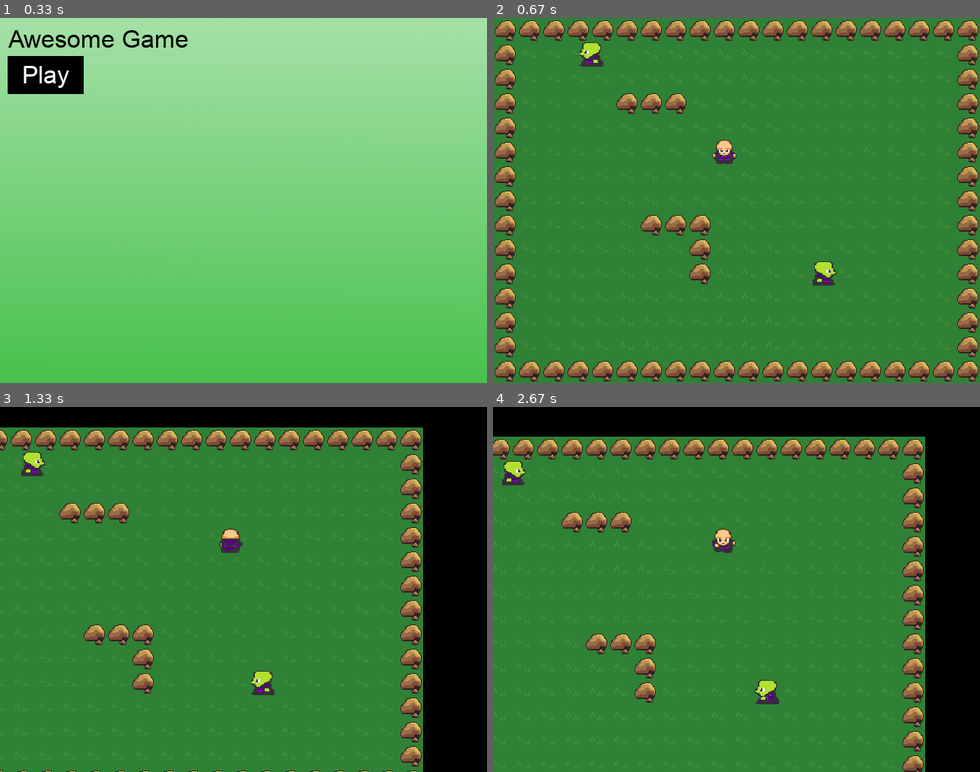
Above: before the commit, frames 1-4 (two rows, left to right).
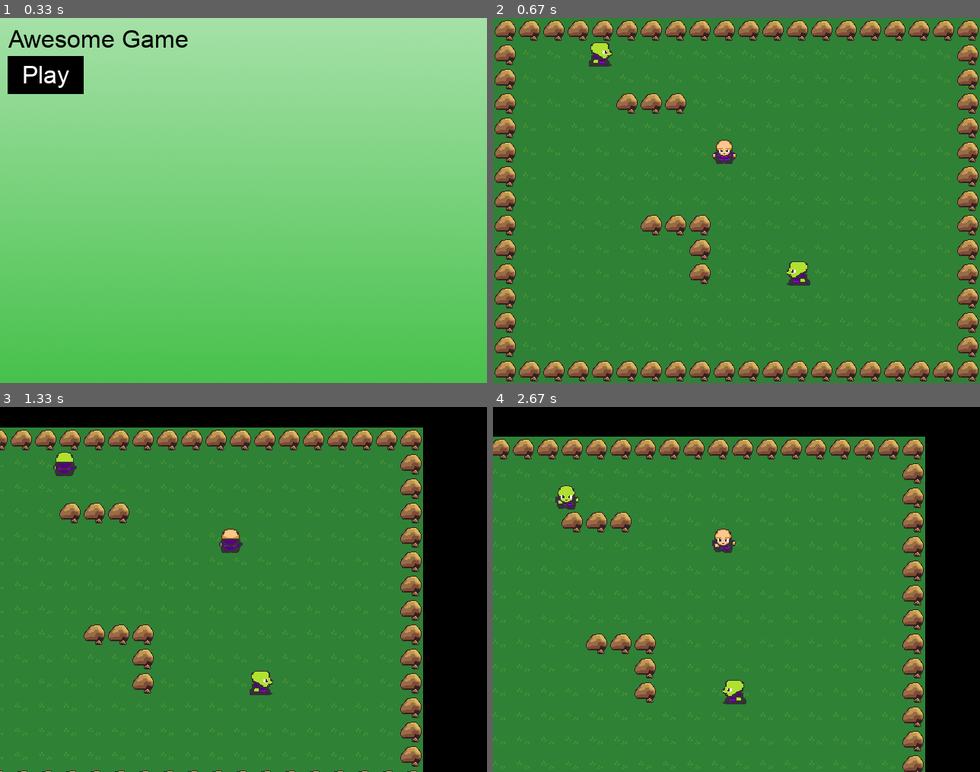
Above: after the commit, the same moments.

Repository: DamonLindsay/Sandbox
Game: pygame game, started from tutorial_python_game/main.py
Same seed, same stepped clock (60 frames per second), same inputs: the game is played once before the commit and once after it.
Inputs (mouse positions are in pixels of both pictures, inside the frame that each line leads up to):
- Up to frame 1 (0.33 s): no input
- Up to frame 2 (0.67 s): click (536, 76) at 0.38 s
- Up to frame 3 (1.33 s): hold Right 0.67-1.13 s; move the mouse to (224, 604) at 0.7 s; hold Up from 1.17 s (still down)
- Up to frame 4 (2.67 s): release Up at 1.47 s; hold Right 1.5-1.97 s; hold Left 2-2.53 s; hold Down from 2.57 s (still down)

Frame 1 is identical in both runs. In frame 2, 0.8% of the frame differs, in the area x 17-71%, y 6-74%; in frame 3, 0.7%; in frame 4, 1.0%, in the area x 1-59%, y 14-82%.

Commit message:
Give enemies random movement

Diff:
--- a/tutorial_python_game/sprites.py
+++ b/tutorial_python_game/sprites.py
@@ -187,7 +187,11 @@
         self.facing = random.choice(["left", "right"])
         self.animation_loop = 1
         self.movement_loop = 0
-        self.max_travel = random.randint(7, 30)
+        self.max_travel = random.randint(29, 30)
+
+        self.pause_duration = random.randint(60, 180)  # Randomize pause time between 1 and 3 seconds
+        self.pause_counter = 0
+        self.movement_counter = 0
 
         self.image = self.game.enemy_spritesheet.get_sprite(3, 2, self.width, self.height)
         self.image.set_colorkey(BLACK)
@@ -217,25 +221,74 @@
         self.movement()
         self.animate()
 
+        # Check if the enemy is currently paused
+        if self.pause_counter > 0:
+            # Decrement pause counter
+            self.pause_counter -= 1
+        else:
+            # If not paused, proceed with movement logic
+            self.movement_counter += 1
+
+            if self.movement_counter >= self.max_travel:
+                # Change direction after reaching maximum travel distance
+                self.facing = random.choice(["left", "right", "up", "down"])
+                self.movement_counter = 0
+                self.pause_counter = self.pause_duration  # Start the pause timer
+
+        # Move the enemy
         self.rect.x += self.x_change
         self.rect.y += self.y_change
 
+        # Check for collisions with blocks
+        self.collide_blocks()
+
         self.x_change = 0
         self.y_change = 0
+
+    def collide_blocks(self):
+        """Handles collision between the enemy and blocks."""
+        hits = pygame.sprite.spritecollide(self, self.game.blocks, False)
+        for block in hits:
+            if self.x_change > 0:
+                self.rect.right = block.rect.left
+            elif self.x_change < 0:
+                self.rect.left = block.rect.right
+            if self.y_change > 0:
+                self.rect.bottom = block.rect.top
+            elif self.y_change < 0:
+                self.rect.top = block.rect.bottom
+            return True
+        return False
 
     def movement(self):
         """Handles enemy movement."""
         if self.facing == "left":
             self.x_change -= ENEMY_SPEED
             self.movement_loop -= 1
-            if self.movement_loop <= -self.max_travel:
+            if self.movement_loop <= -self.max_travel or self.collide_blocks():
                 self.facing = "right"
+                self.movement_loop = 0
 
         if self.facing == "right":
             self.x_change += ENEMY_SPEED
             self.movement_loop += 1
-            if self.movement_loop >= self.max_travel:
+            if self.movement_loop >= self.max_travel or self.collide_blocks():
                 self.facing = "left"
+                self.movement_loop = 0
+
+        if self.facing == "down":
+            self.y_change += ENEMY_SPEED
+            self.movement_loop += 1
+            if self.movement_loop >= self.max_travel or self.collide_blocks():
+                self.facing = "up"
+                self.movement_loop = 0
+
+        if self.facing == "up":
+            self.y_change -= ENEMY_SPEED
+            self.movement_loop += 1
+            if self.movement_loop >= self.max_travel or self.collide_blocks():
+                self.facing = "down"
+                self.movement_loop = 0
 
     def animate(self):
         """Handles animation of the enemy."""
